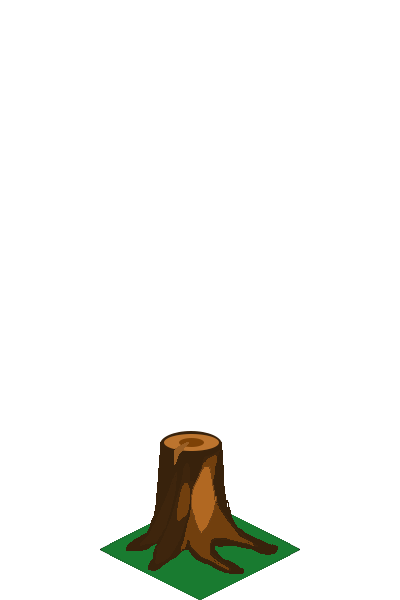
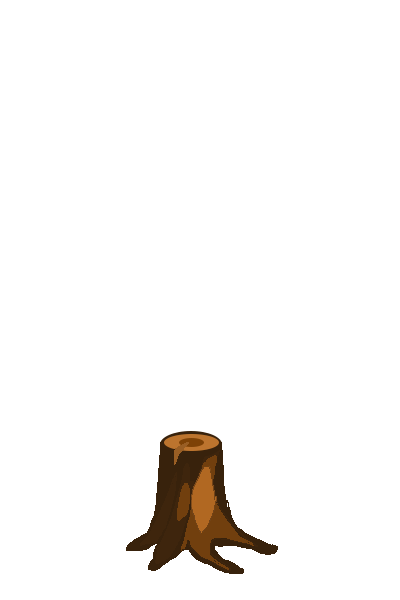
Two versions of the same layered image (400 x 600). Layer-by-layer changes:
hid "Shape 4" over [100, 514, 300, 600]
